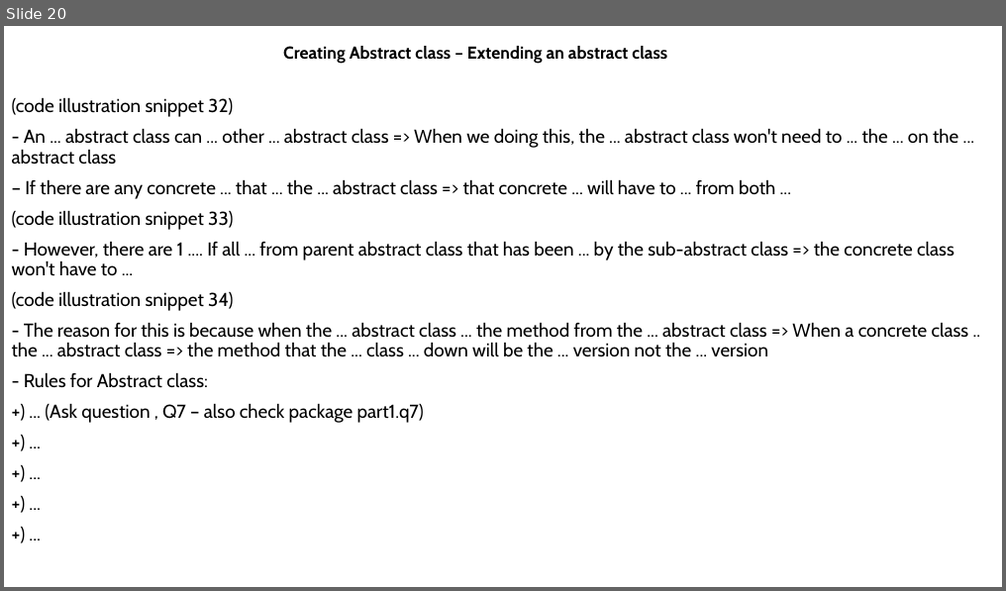
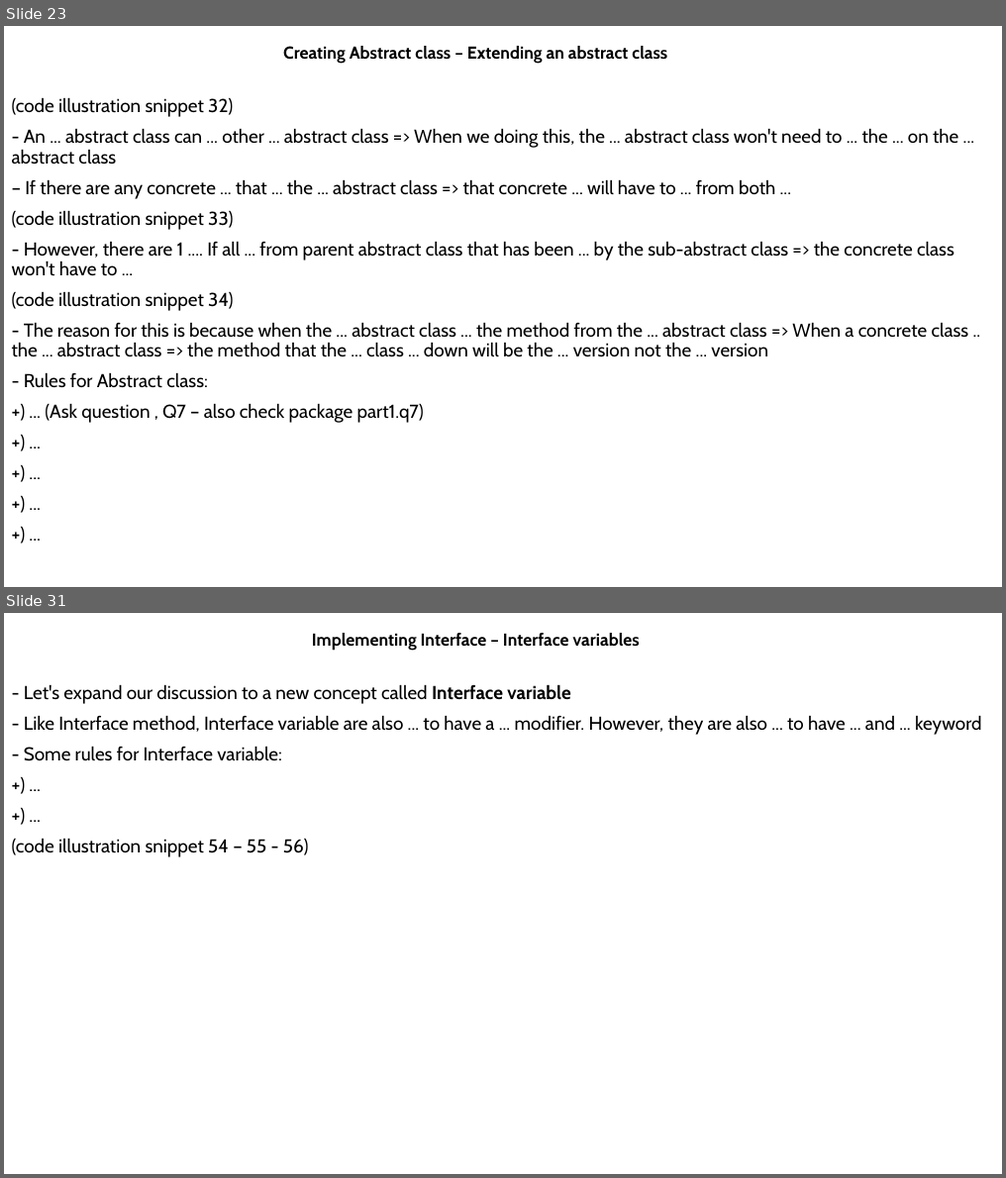
Before and after one commit to MaiDinhVinh/CS-Java, a slide deck: self-study resources/J8SE1/Chapter 5 - Class Design.pptx. Shown one above the other, each under a label of ours: slide 20 before the commit, slides 23 and 31 after it; the slides between them are not shown. The pictures are 1006x591 and 1006x1178 pixels, drawn with LibreOffice and Linux fonts; fonts in the diff are those of the drawing. Boxes give left, top, right and bottom in pixels: in the first picture for what was removed or moved away, otherwise in the second. Text is boxed around its words. In the diff, an @@ line names an element or a change of style, - is before the commit and + after.

```diff
--- a/self-study resources/J8SE1/Chapter 5 - Class Design.pptx
+++ b/self-study resources/J8SE1/Chapter 5 - Class Design.pptx
@@ slide 31 added at (x1=4, y1=613, x2=1002, y2=1174), background #FFFFFF @@
@@ subtitle added at (x1=312, y1=633, x2=640, y2=651), 16.6 pt, text #000000, bold @@
+Implementing Interface – Interface variables
@@ text added at (x1=12, y1=684, x2=982, y2=858), 18 pt, text #000000 @@
+- Let's expand our discussion to a new concept called Interface variable
+- Like Interface method, Interface variable are also ... to have a ... modifier. However, they are also ... to have ... and ... keyword
+- Some rules for Interface variable:
++) ...
++) ...
+(code illustration snippet 54 – 55 - 56)
@@ what was slide 20 is now slide 23 @@
```
Also in this commit, not shown: 3 slides changed, 10 other slides added.
